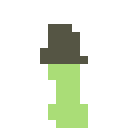
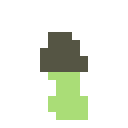
Layer changes from the first 128px x 128px image to the second:
painted on "Background" over (x1=40, y1=24, x2=88, y2=128)
